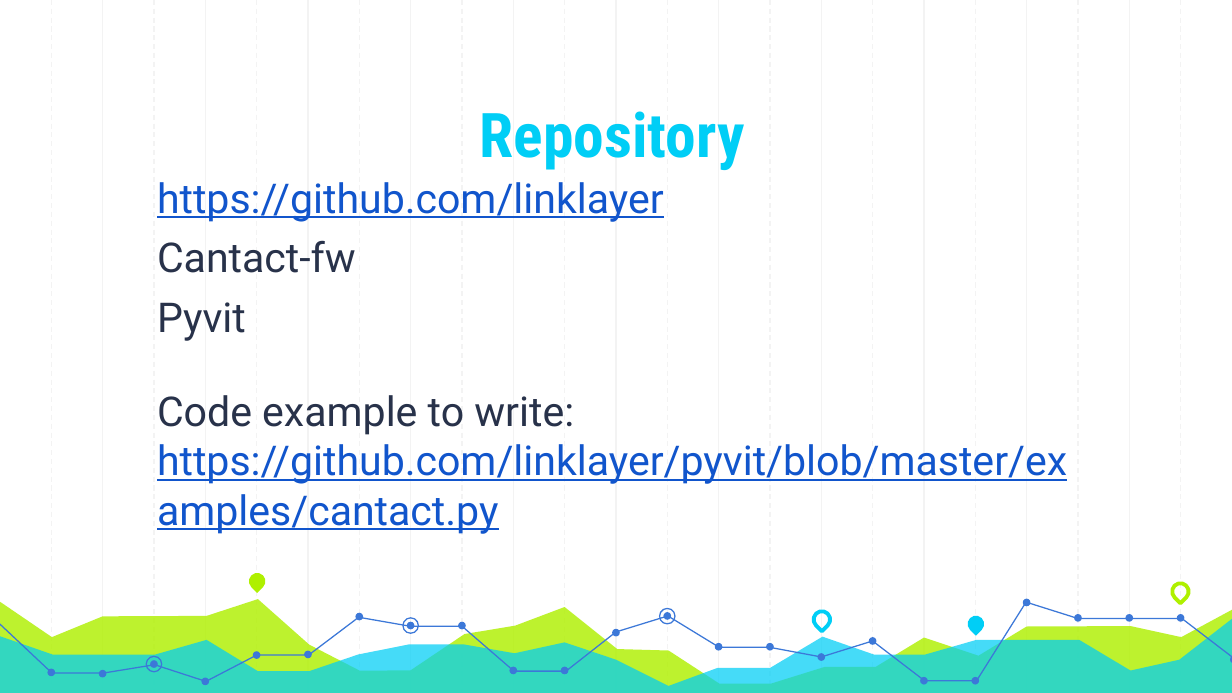
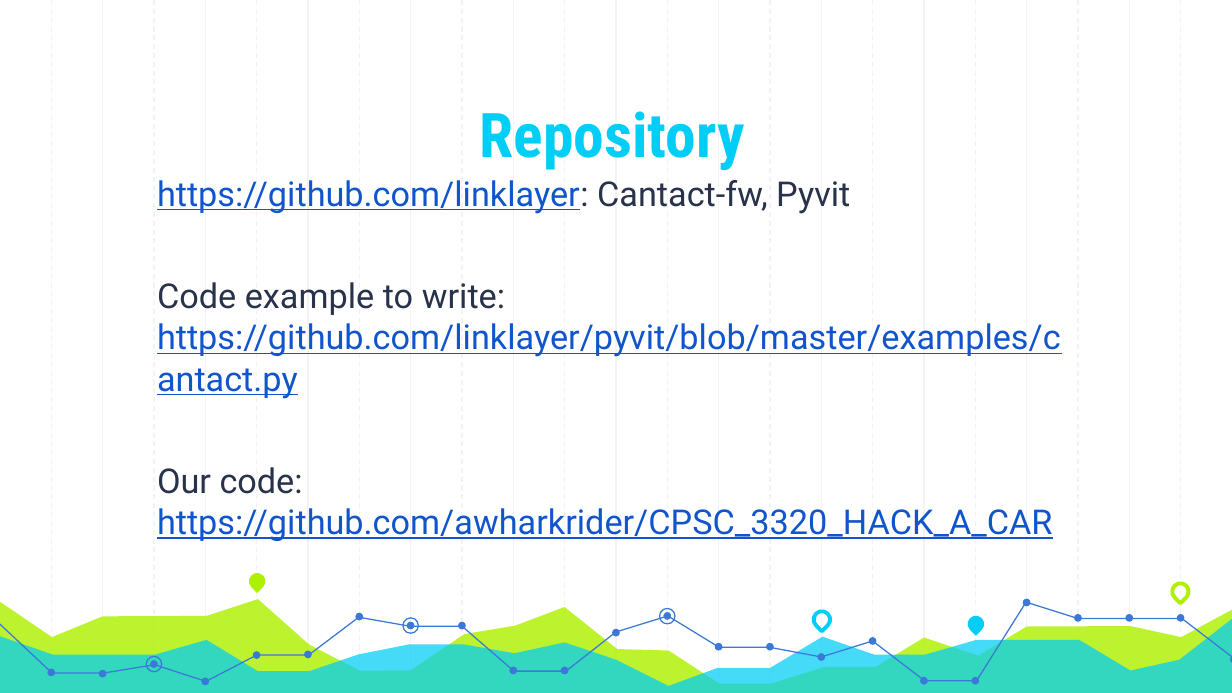
Before and after one commit to awharkrider/CPSC_3320_HACK_A_CAR, a slide deck: slide 27 of Presentation_Files/CPSC 3320_ Hack a Car.pptx. Drawn at 1232x693 pixels with LibreOffice and Linux fonts; fonts in the diff are those of the drawing. Boxes give left, top, right and bottom in pixels: in the first picture for what was removed or moved away, otherwise in the second. Text is boxed around its words. In the diff, an @@ line names an element or a change of style, - is before the commit and + after.

Commit message:
updated ppt

```diff
--- a/Presentation_Files/CPSC 3320_ Hack a Car.pptx
+++ b/Presentation_Files/CPSC 3320_ Hack a Car.pptx
@@ text at bbox=[157, 180, 850, 214]: text changed; size 24 to 20 pt @@
-https://github.com/linklayer
-Cantact-fw
-Pyvit
+https://github.com/linklayer: Cantact-fw, Pyvit
@@ text at bbox=[157, 282, 1061, 399]: size 24 to 20 pt in "Code example to write: https://github.com/linklayer/pyvit/bl ..." @@
@@ text at bbox=[157, 467, 1053, 541]: paragraph added @@
+Our code: https://github.com/awharkrider/CPSC_3320_HACK_A_CAR
```
Also in this commit, not shown: 1 other slide changed, 1 slide removed.
